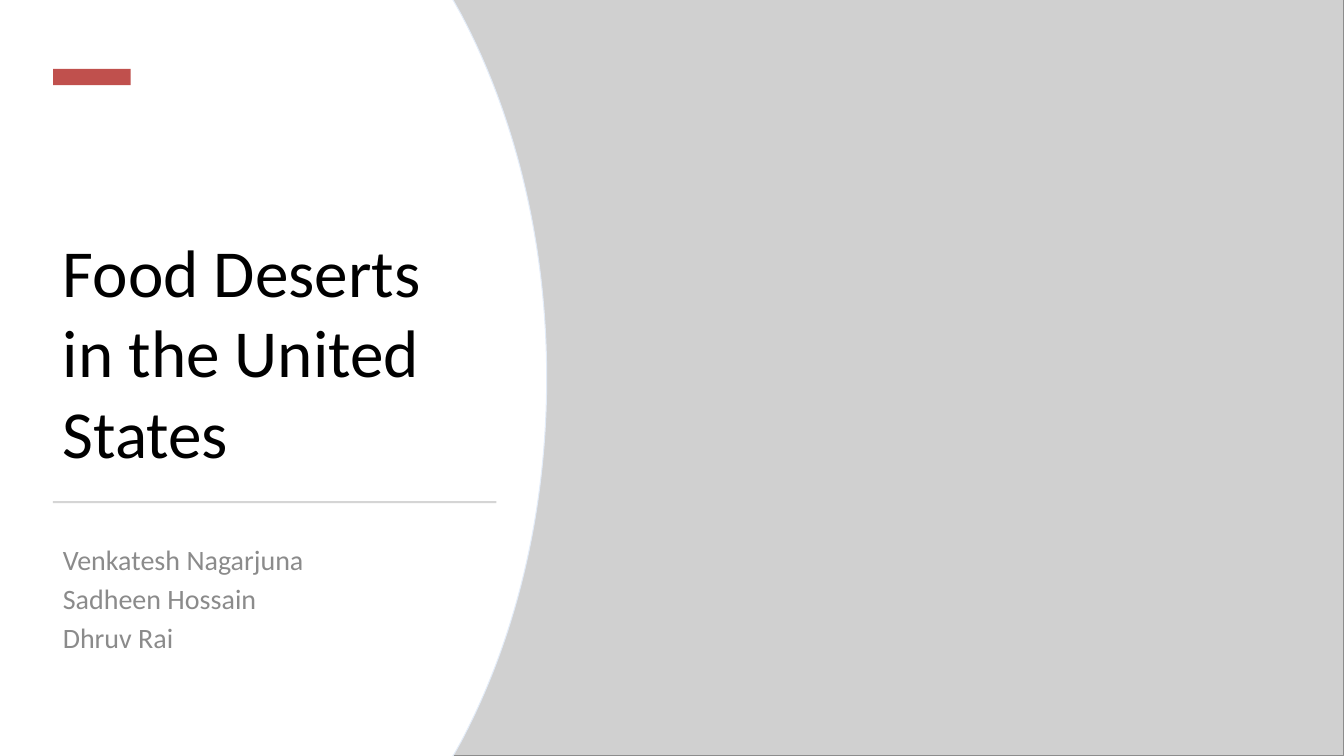
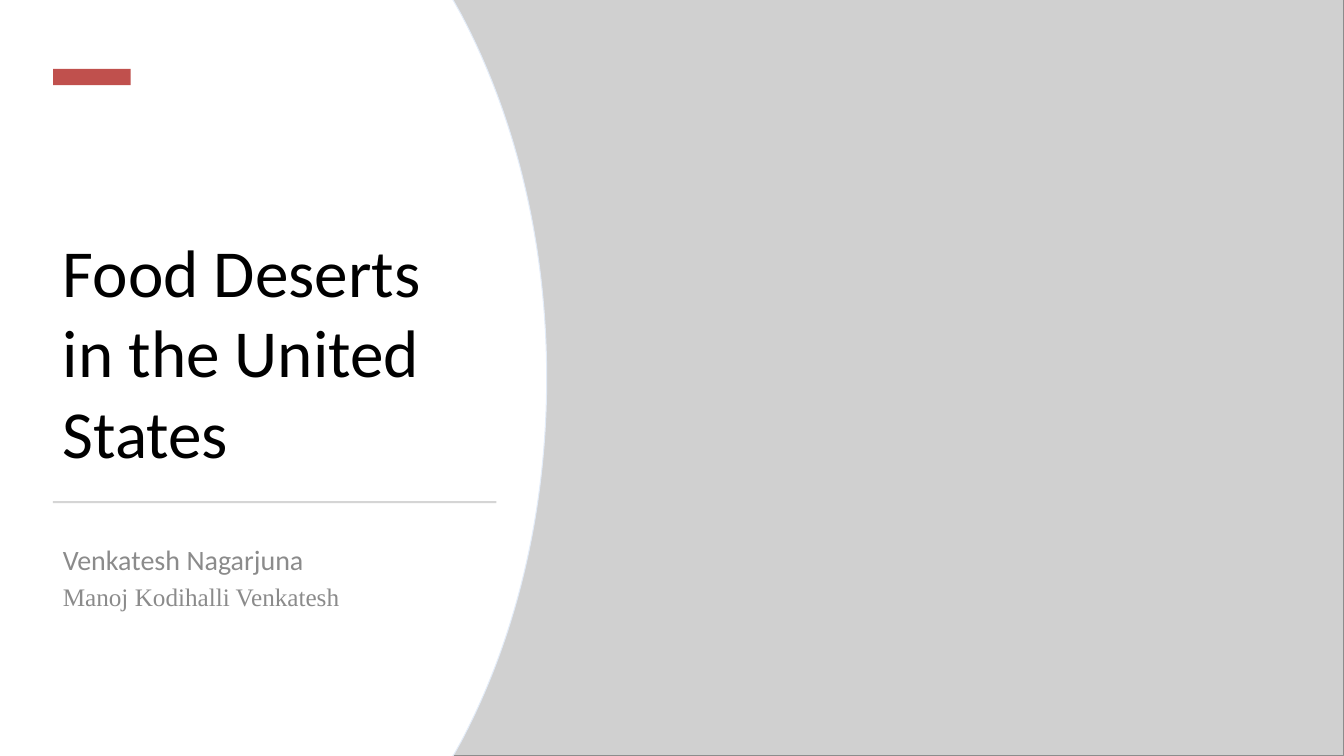
Before and after one commit to Asbetos/DATS6101_final_project, a slide deck: slide 1 of presentation/Presentation Slides- Food deserts in US.pptx. Drawn at 1344x756 pixels with LibreOffice and Linux fonts; fonts in the diff are those of the drawing; grey boxes stand for pictures. Boxes give left, top, right and bottom in pixels: in the first picture for what was removed or moved away, otherwise in the second. Text is boxed around its words. In the diff, an @@ line names an element or a change of style, - is before the commit and + after.

```diff
--- a/presentation/Presentation Slides- Food deserts in US.pptx
+++ b/presentation/Presentation Slides- Food deserts in US.pptx
@@ subtitle at bbox=[63, 588, 339, 612]: text changed; size 20 to 18 pt; font Calibri to Times New Roman @@
-Sadheen Hossain
-Dhruv Rai
+Manoj Kodihalli Venkatesh
```
Also in this commit, not shown: 4 other slides changed, 7 other files.
